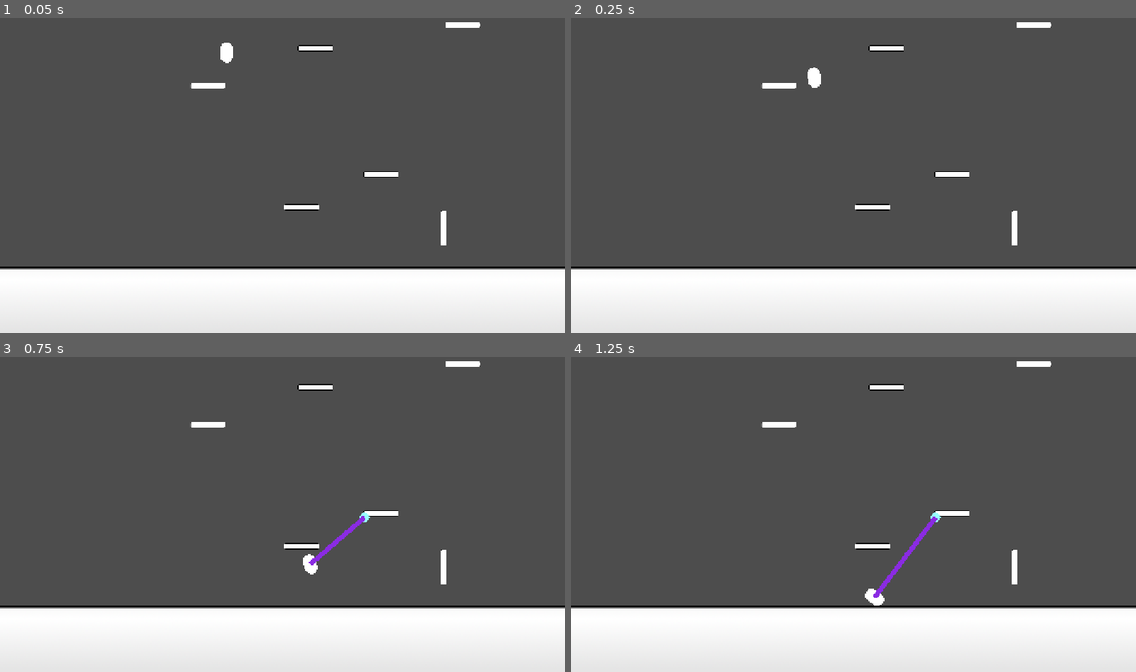
Above: before the commit, frames 1-4 (two rows, left to right).
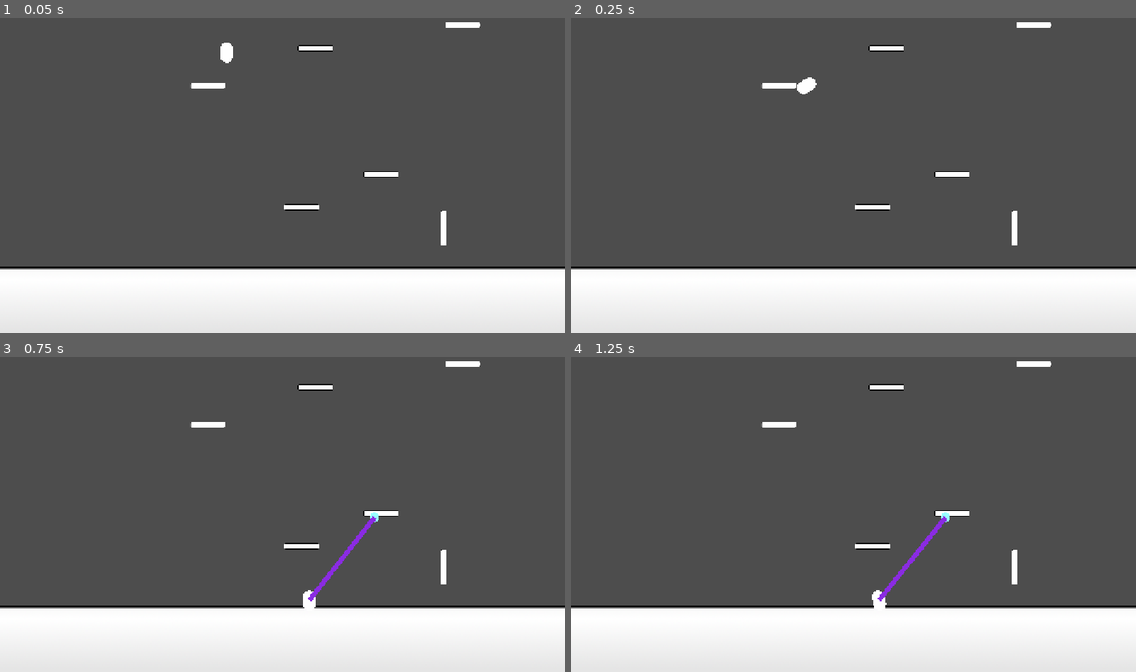
Above: after the commit, the same moments.

Repository: MisterIXI/godot-wildjam-80
Game: Godot game, scene res://scenes/_debug/robbi/world.tscn
The game is run twice, just before and just after one commit, with the same random seed, the same clock (stepped at 60 frames per second) and the same inputs. This scene is started directly instead of the project's main scene.
Inputs (mouse positions are in pixels of both pictures, inside the frame that each line leads up to):
- Up to frame 1 (0.05 s): no input
- Up to frame 2 (0.25 s): no input
- Up to frame 3 (0.75 s): move the mouse to (406, 498) at 0.52 s; press the mouse at (406, 498) at 0.53 s; hold D (move_right) from 0.53 s (still down)
- Up to frame 4 (1.25 s): keep holding D (move_right)

Frame 1 is identical in both runs. In frame 2, 0.2% of the frame differs, in the area x 40-45%, y 15-25%; in frame 3, 0.7%, in the area x 53-67%, y 49-80%; in frame 4, 0.7%.

Commit message:
fixing_boost_to_target

Diff:
--- a/scenes/_debug/robbi/_player.gd
+++ b/scenes/_debug/robbi/_player.gd
@@ -1,10 +1,10 @@
 extends RigidBody2D
 var _toilette_paper_scene  : PackedScene = preload("res://scenes/_debug/robbi/toilette_paper.tscn")
 const TOILETTE_PAPER_RANGE : float  =400.0
-const TOILETTE_PAPER_LENGTH_FACTOR : float = 0.1
-const TOILETTE_PAPER_STIFFNESS :float = 100.0
-const TOILETTE_DAMPING :float  = 1.0
-const TOILETTE_BOOST_POWER :float =4
+const TOILETTE_PAPER_LENGTH_FACTOR : float = 0.2
+const TOILETTE_PAPER_STIFFNESS :float = 50.0
+const TOILETTE_DAMPING :float  = 5.0
+const TOILETTE_BOOST_POWER :float =200
 
 var _paper_joint :  DampedSpringJoint2D =null
 var _line2d : Line2D = null
@@ -23,6 +23,7 @@
 	_handle_swing(_delta)
 	## if in midair - fall
 	## move and collide
+
 
 func _input(event: InputEvent) -> void:
 	## A  - D
@@ -51,8 +52,10 @@
 	# 		_remove_toilette_paper()
 func _handle_moving()->void:
 	apply_impulse(Vector2(-_input_direction, 0), global_position)
+
 func _boost_to_target()->void:
-	add_constant_force((global_position.direction_to(_current_paper_instance.global_position)* TOILETTE_BOOST_POWER), global_position)
+	apply_central_impulse((global_position.direction_to(_current_paper_instance.global_position)* TOILETTE_BOOST_POWER))
+
 func _handle_shoot()->void :
 	var _from = global_position
 	var _to = get_global_mouse_position()
--- a/scenes/_debug/robbi/world.tscn
+++ b/scenes/_debug/robbi/world.tscn
@@ -5,9 +5,8 @@
 [ext_resource type="PackedScene" uid="uid://iakcpoo8as4v" path="res://scenes/_debug/robbi/wall_01.tscn" id="2_gedfl"]
 
 [sub_resource type="PhysicsMaterial" id="PhysicsMaterial_gedfl"]
-friction = 0.19
-rough = true
-bounce = 0.6
+friction = 0.7
+bounce = 0.06
 
 [node name="world" type="Node2D"]
 
